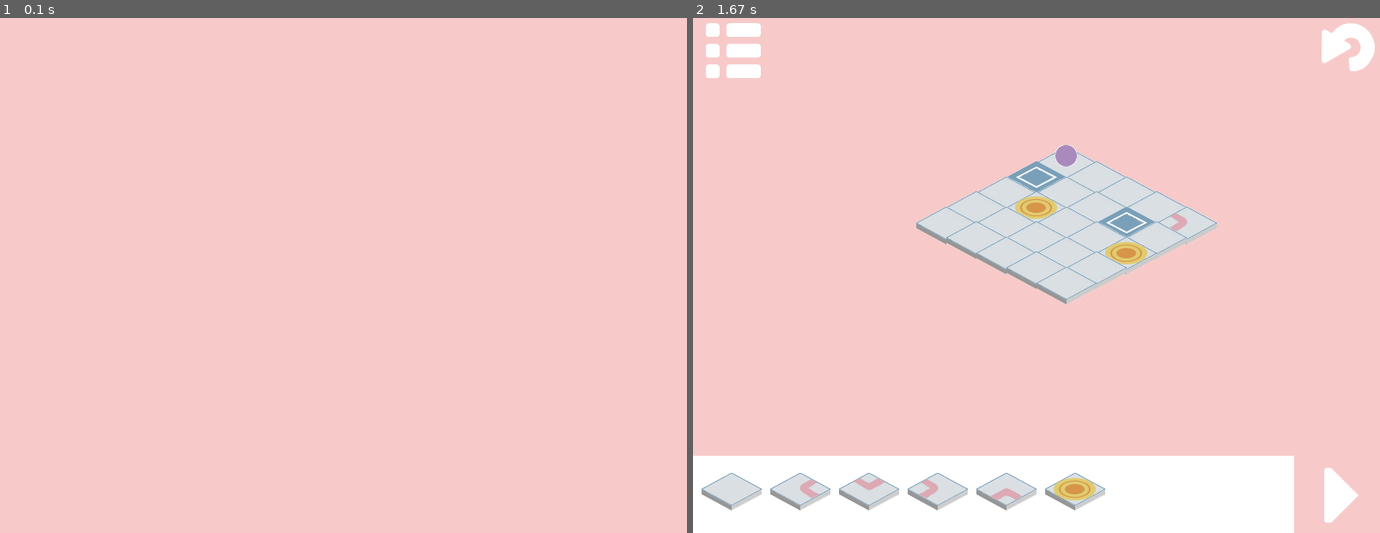
Above: before the commit, frames 1-2 (left to right).
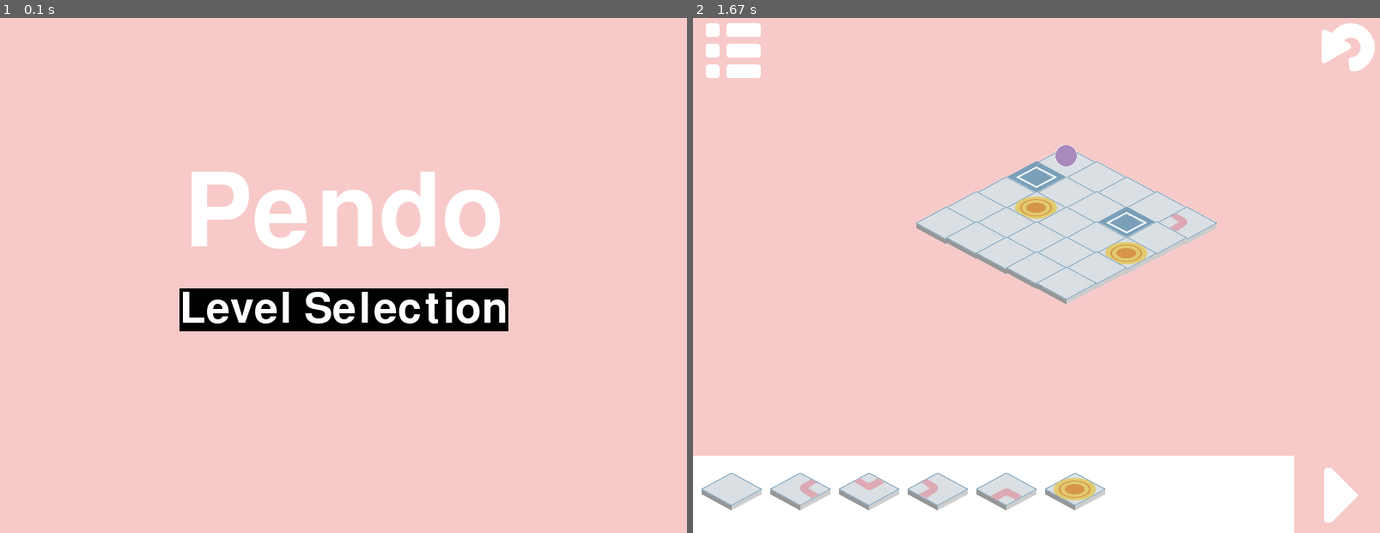
Above: after the commit, the same moments.

Repository: ameliakuang/112TP
Game: pygame game, started from trial/Game.py
Same seed, same stepped clock (60 frames per second), same inputs: the game is played once before the commit and once after it.
Inputs (mouse positions are in pixels of both pictures, inside the frame that each line leads up to):
- Up to frame 1 (0.1 s): no input
- Up to frame 2 (1.67 s): tap Enter at 0.33 s; press the mouse at (1338, 54) at 0.7 s; move the mouse to (1263, 131) at 0.8 s; release the mouse at (1180, 208) at 0.93 s

The runs differ from the first frame. In frame 1, 6.9% of the frame differs, in the area x 26-74%, y 29-61%; in frame 2, nothing differs.

Commit message:
latest update on April 19, add screen dispatcher

Diff:
--- a/trial/Game.py
+++ b/trial/Game.py
@@ -75,7 +75,20 @@
     def splashScreenTimerFired(self, dt):
         pass
     def splashScreenRedrawAll(self, screen):
-        pass
+        # Draw the title and the level selection
+        font1 = pygame.font.Font("freesansbold.ttf", 120)
+
+        self.titleSurface = font1.render("Pendo", True, (255, 255, 255))
+        titleRect = self.titleSurface.get_rect()
+        titleRect.center = (self.width//2, self.height//2-70)
+        screen.blit(self.titleSurface, titleRect)
+
+        font2 = pygame.font.Font("freesansbold.ttf", 50)
+
+        self.levelSurface = font2.render("Level Selection", True, (255, 255, 255), (0,0,0))
+        levelRect = self.levelSurface.get_rect()
+        levelRect.center = (self.width//2, self.height//2+40)
+        screen.blit(self.levelSurface, levelRect)
 
     ########################
     # playGame mode
